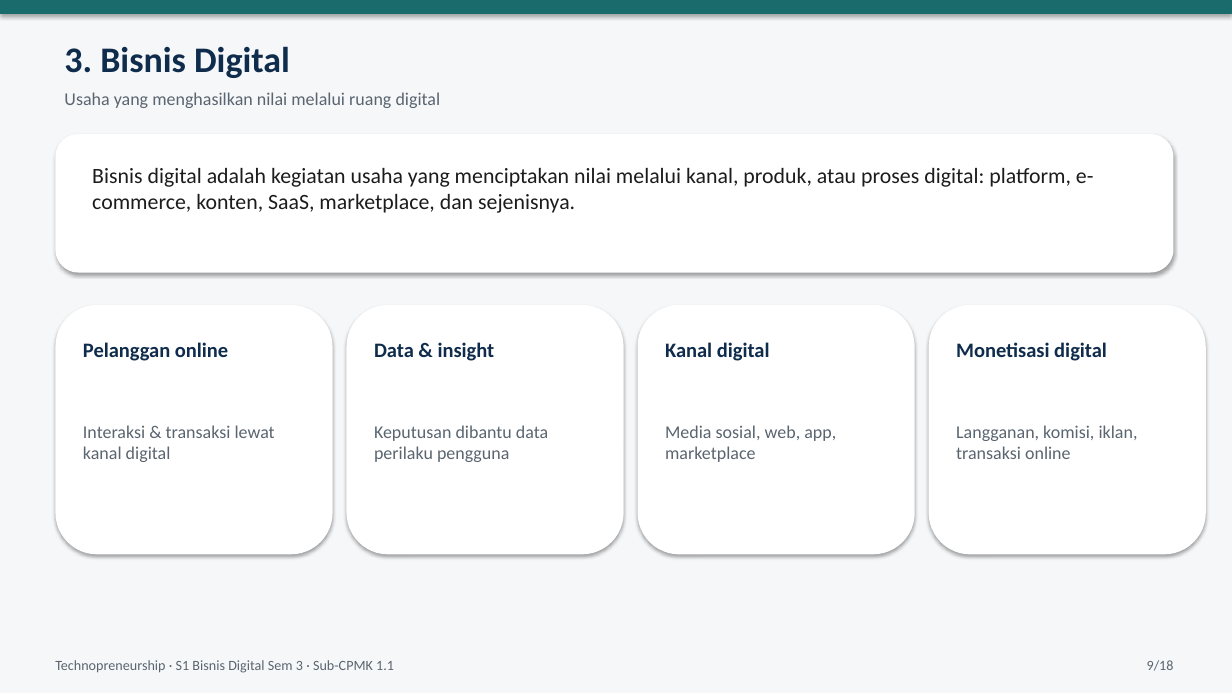
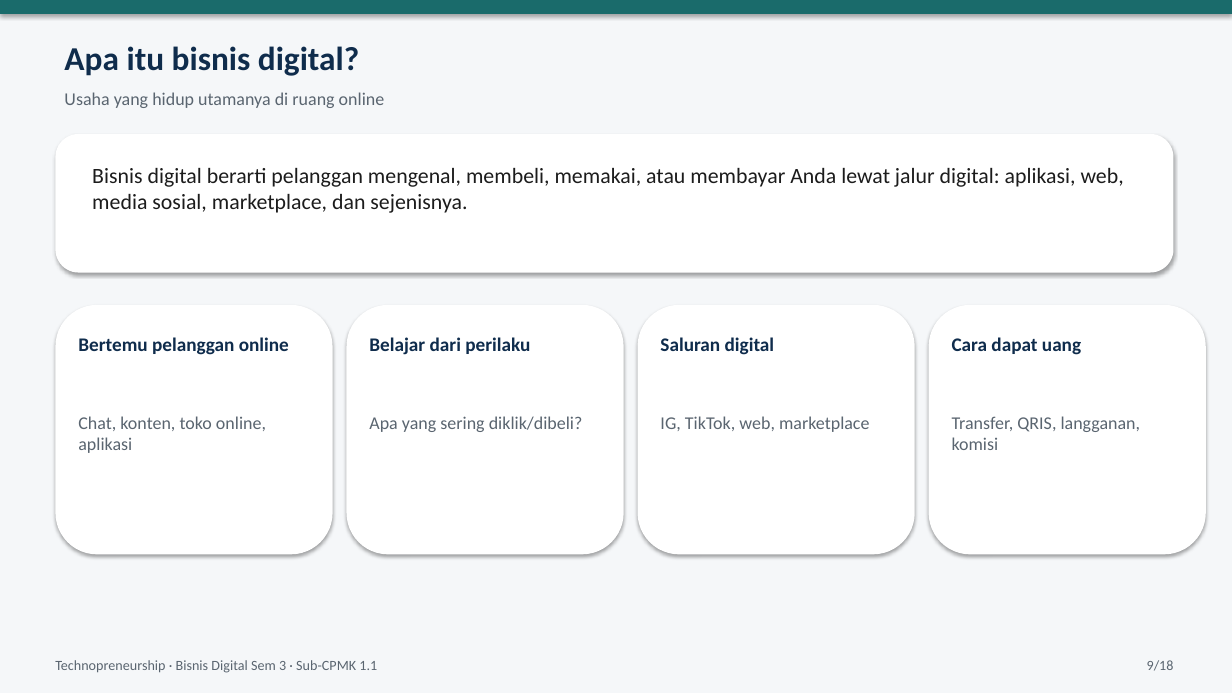
Before and after one commit to yusepa165-hue/Latihan-1, a slide deck: slide 9 of materi-technopreneurship/ppt/PPT01_SubCPMK_1_1_Entrepreneur_Technopreneur_Bisnis_Digital.pptx. Drawn at 1232x693 pixels with LibreOffice and Linux fonts; fonts in the diff are those of the drawing. Boxes give left, top, right and bottom in pixels: in the first picture for what was removed or moved away, otherwise in the second. Text is boxed around its words. In the diff, an @@ line names an element or a change of style, - is before the commit and + after.

```diff
--- a/materi-technopreneurship/ppt/PPT01_SubCPMK_1_1_Entrepreneur_Technopreneur_Bisnis_Digital.pptx
+++ b/materi-technopreneurship/ppt/PPT01_SubCPMK_1_1_Entrepreneur_Technopreneur_Bisnis_Digital.pptx
@@ text at [64,46,359,76]: text changed; size 28 to 26 pt @@
-3. Bisnis Digital
+Apa itu bisnis digital?
@@ text at [64,92,385,108]: text changed @@
-Usaha yang menghasilkan nilai melalui ruang digital
+Usaha yang hidup utamanya di ruang online
@@ text at [92,168,1124,213]: text changed @@
-Bisnis digital adalah kegiatan usaha yang menciptakan nilai melalui kanal, produk, atau proses digital: platform, e-commerce, konten, SaaS, marketplace, dan sejenisnya.
+Bisnis digital berarti pelanggan mengenal, membeli, memakai, atau membayar Anda lewat jalur digital: aplikasi, web, media sosial, marketplace, dan sejenisnya.
@@ text at [78,337,289,355]: text changed; size 16 to 15 pt @@
-Pelanggan online
+Bertemu pelanggan online
@@ text at [369,337,530,355]: text changed; size 16 to 15 pt @@
-Data & insight
+Belajar dari perilaku
@@ text at [660,337,775,355]: text changed; size 16 to 15 pt @@
-Kanal digital
+Saluran digital
@@ text at [952,337,1081,355]: text changed; size 16 to 15 pt @@
-Monetisasi digital
+Cara dapat uang
@@ text at [78,416,266,453]: text changed @@
-Interaksi & transaksi lewat kanal digital
+Chat, konten, toko online, aplikasi
@@ text at [369,416,583,432]: text changed @@
-Keputusan dibantu data perilaku pengguna
+Apa yang sering diklik/dibeli?
@@ text at [660,416,869,432]: text changed @@
-Media sosial, web, app, marketplace
+IG, TikTok, web, marketplace
@@ text at [952,416,1141,450]: text changed @@
-Langganan, komisi, iklan, transaksi online
+Transfer, QRIS, langganan, komisi
@@ text at [55,660,377,673]: text changed @@
-Technopreneurship · S1 Bisnis Digital Sem 3 · Sub-CPMK 1.1
+Technopreneurship · Bisnis Digital Sem 3 · Sub-CPMK 1.1
```
Also in this commit, not shown: 15 other slides changed, 2 slides added, 2 slides removed, 1 other file.
